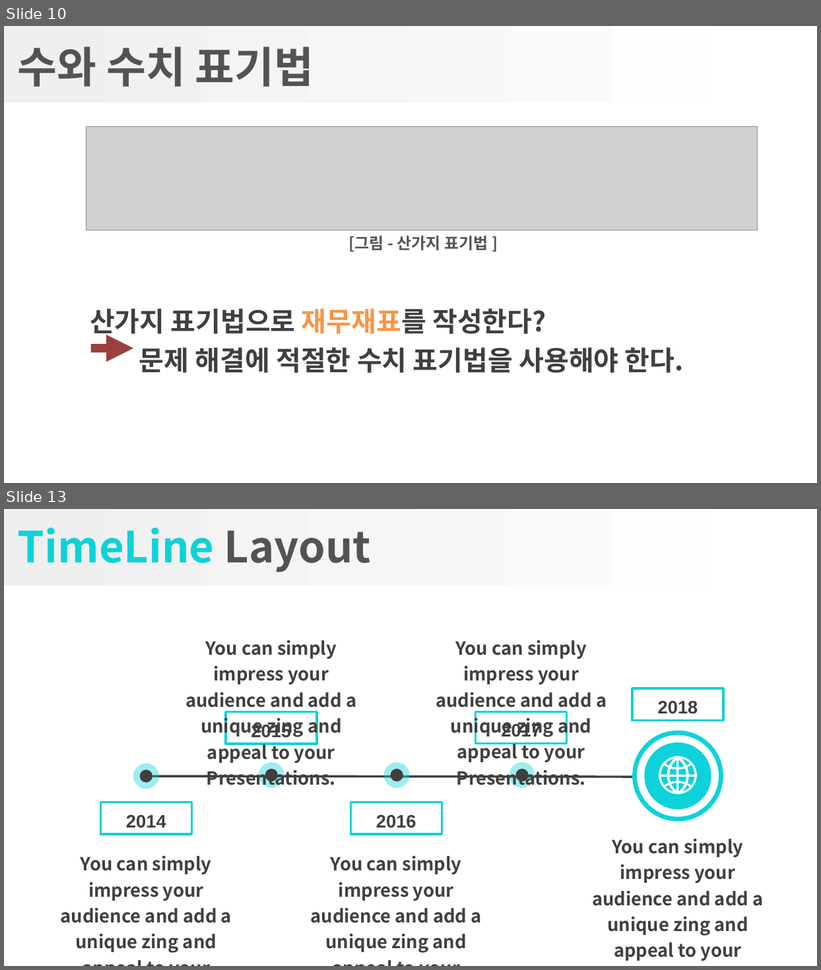
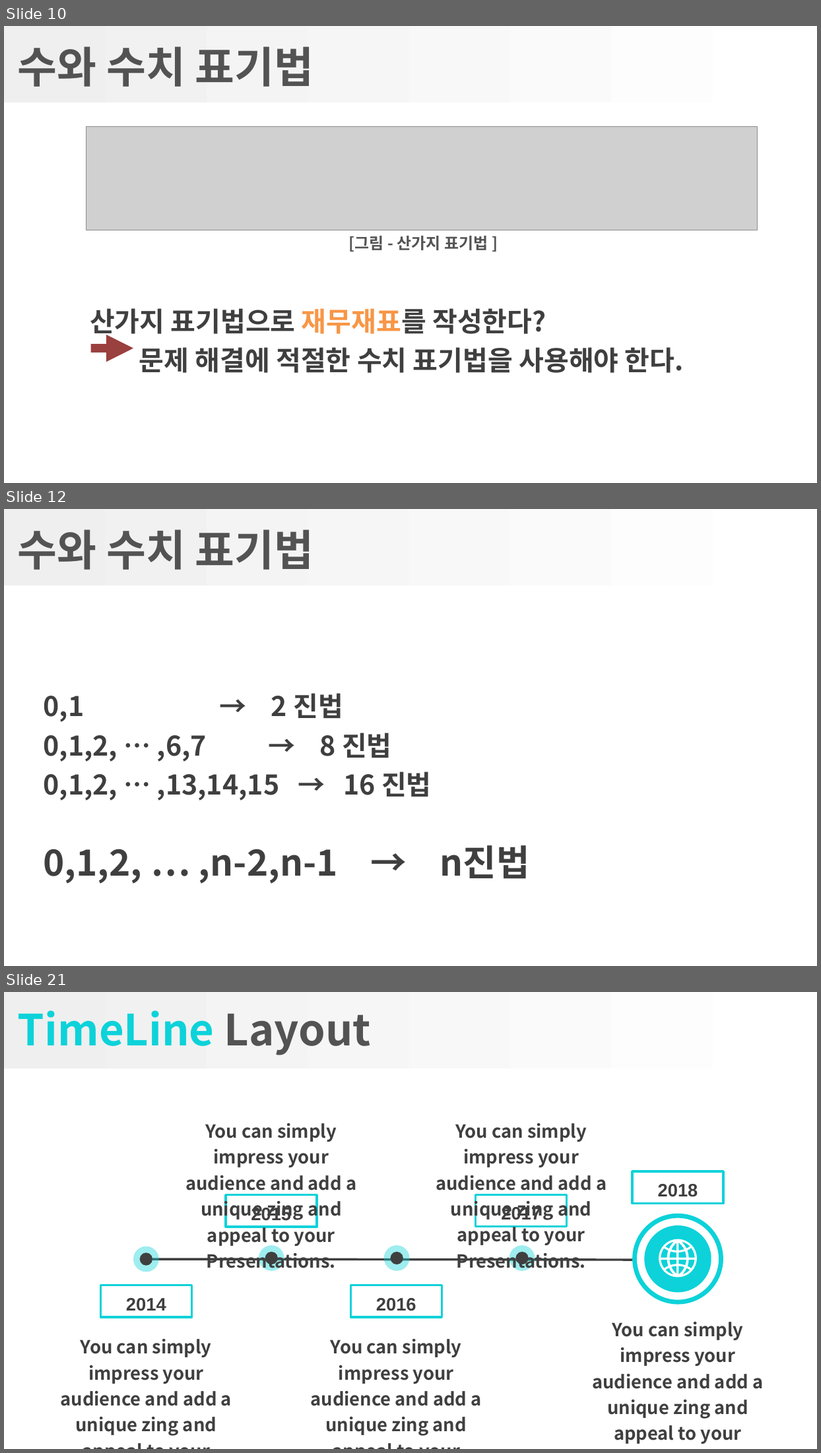
Before and after one commit to gatherKnowledge/Presentation, a slide deck: GreatCode/1-2장_수치표기법 복사본.pptx. Shown one above the other, each under a label of ours: slides 10 and 13 before the commit, slides 10, 12 and 21 after it; the slides between them are not shown. The pictures are 821x970 and 821x1453 pixels, drawn with LibreOffice and Linux fonts; fonts in the diff are those of the drawing; grey boxes stand for pictures; background and template pictures are left out. Boxes give left, top, right and bottom in pixels: in the first picture for what was removed or moved away, otherwise in the second. Text is boxed around its words. In the diff, an @@ line names an element or a change of style, - is before the commit and + after.

```diff
--- a/GreatCode/1-2장_수치표기법 복사본.pptx
+++ b/GreatCode/1-2장_수치표기법 복사본.pptx
@@ slide 12 added at (x1=4, y1=509, x2=817, y2=966), background #FFFFFF; not listed: 1 template element that a slide beside it also shows @@
@@ title added at (x1=18, y1=529, x2=314, y2=570), 38 pt, text #535353, bold @@
+수와 수치 표기법
@@ text added at (x1=43, y1=693, x2=432, y2=801), 24 pt, text #3F3F3F, bold @@
+0,1 → 2 진법
+0,1,2, … ,6,7 → 8 진법
+0,1,2, … ,13,14,15 → 16 진법
@@ text added at (x1=43, y1=846, x2=530, y2=884), 32 pt, text #3F3F3F, bold @@
+0,1,2, … ,n-2,n-1 → n진법
@@ what was slide 13 is now slide 21 @@
```
Also in this commit, not shown: 11 slides changed, 8 other slides added, 1 slide removed, 1 other file.
